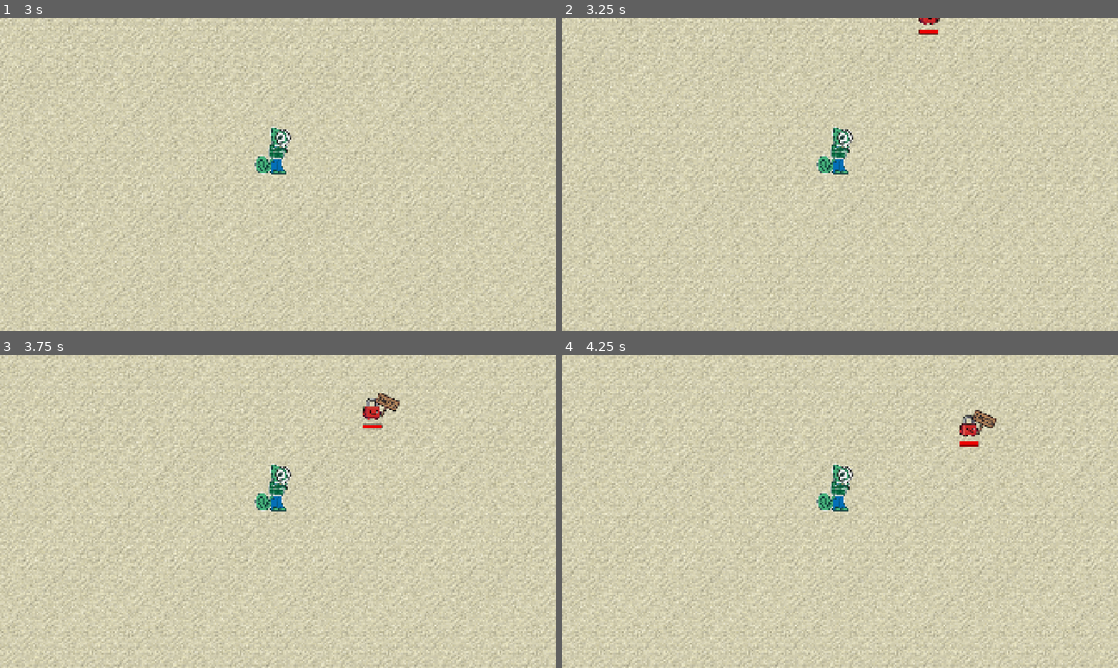
Above: before the commit, frames 1-4 (two rows, left to right).
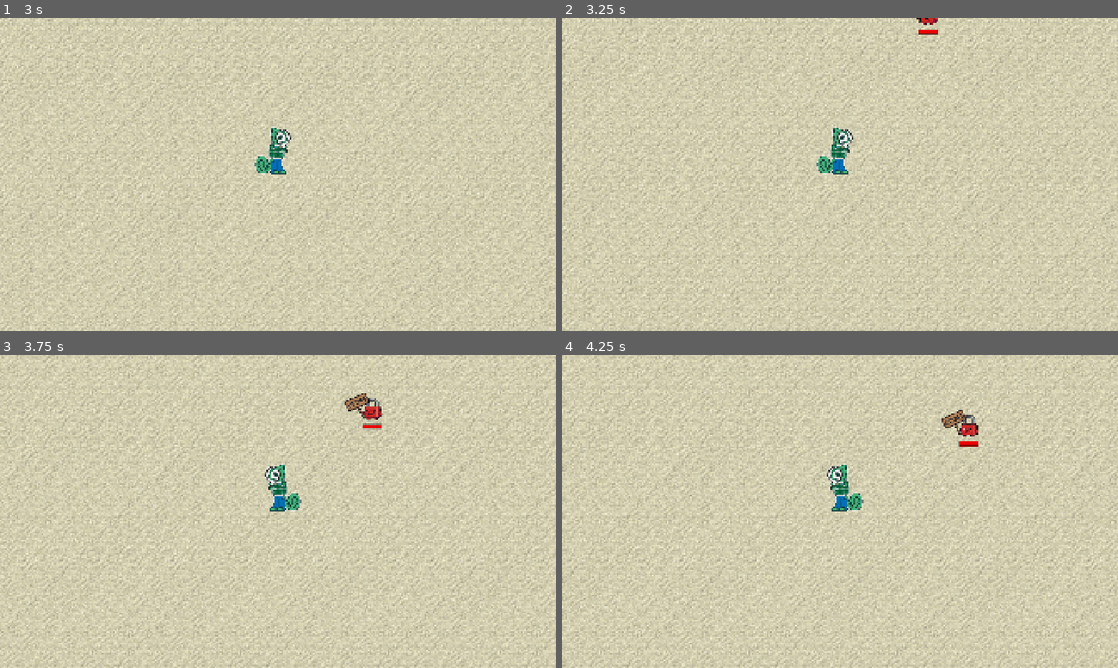
Above: after the commit, the same moments.

Repository: jcronenberg/hackweek-survivor
Game: Godot game, scene res://src/game.tscn
The game is run twice, just before and just after one commit, with the same random seed, the same clock (stepped at 60 frames per second) and the same inputs.
Inputs:
- Up to frame 1 (3 s): tap Enter at 0.5 s; hold Right (ui_right) 0.53-1.28 s; hold Down (ui_down) 1.28-2.03 s; hold Right (ui_right) 2.03-2.78 s; hold Up (ui_up) from 2.78 s (still down)
- Up to frame 2 (3.25 s): keep holding Up (ui_up)
- Up to frame 3 (3.75 s): release Up (ui_up) at 3.53 s; hold Left (ui_left) from 3.53 s (still down)
- Up to frame 4 (4.25 s): keep holding Left (ui_left)

Frame 1 is identical in both runs. In frame 2, less than 0.1% of the frame differs, in the area x 63-68%, y 0-6%; in frame 3, 1.1%; in frame 4, 1.1%, in the area x 45-79%, y 17-50%.

Commit message:
Make player and enemies face the right direction

Diff:
--- a/src/enemy.gd
+++ b/src/enemy.gd
@@ -16,4 +16,11 @@
 		return
 	var velocity: Vector2 = position.direction_to(player_pos).normalized() * speed * delta
 
+	if velocity.x > 0: # right
+		rotation_degrees = 0
+		scale.y = 1
+	else: # left
+		rotation_degrees = 180
+		scale.y = -1
+
 	position += velocity
--- a/src/player.gd
+++ b/src/player.gd
@@ -10,14 +10,19 @@
 var flashing_state_red: bool = false
 var flashing_state_delta_time: float = 0.0
 var damage_delta_time: float = 0.0
+@onready var player_sprite: Sprite2D = $PlayerSprite
 
 
 func _process(delta: float) -> void:
 	var velocity = Vector2.ZERO # The player's movement vector.
 	if Input.is_action_pressed("ui_right"):
 		velocity.x += 1
+		rotation_degrees = 0
+		scale.y = 1
 	if Input.is_action_pressed("ui_left"):
 		velocity.x -= 1
+		rotation_degrees = 180
+		scale.y = -1
 	if Input.is_action_pressed("ui_down"):
 		velocity.y += 1
 	if Input.is_action_pressed("ui_up"):
--- a/src/player.tscn
+++ b/src/player.tscn
@@ -30,17 +30,17 @@
 physics_interpolation_mode = 2
 script = ExtResource("1_gmfve")
 
-[node name="Sprite2D" type="Sprite2D" parent="."]
+[node name="PlayerSprite" type="Sprite2D" parent="."]
 position = Vector2(-16.999996, -82.25)
 scale = Vector2(1.6, 1.6)
 texture = ExtResource("2_gmfve")
 
-[node name="CollisionShape2D" type="CollisionShape2D" parent="."]
+[node name="PlayerCollision" type="CollisionShape2D" parent="."]
 position = Vector2(-37.48, -30.160004)
 rotation = 1.5707964
 shape = SubResource("CapsuleShape2D_lowyb")
 
-[node name="CollisionPolygon2D" type="CollisionPolygon2D" parent="."]
+[node name="PlayerCollision2" type="CollisionPolygon2D" parent="."]
 position = Vector2(-16.48, -35.160004)
 polygon = PackedVector2Array(-9, 35, 45, 35, 28, -12, -8, -25)
 
